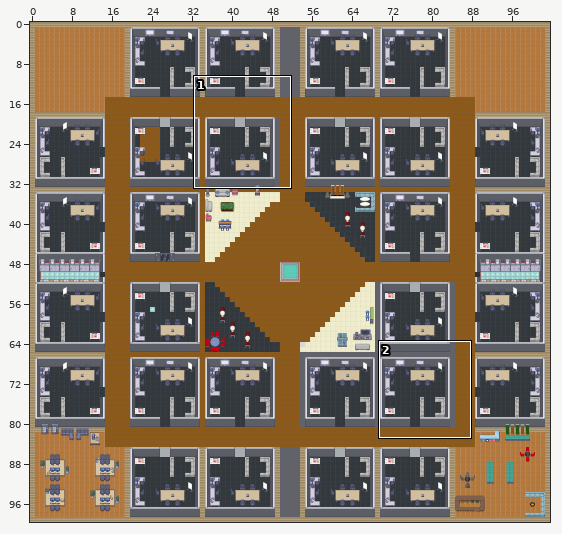
Tiled map (JSON): tda_Teams.tmj. The picture above shows the old version from afar; the outline marks the close-up.
Close-up. Before the edit:
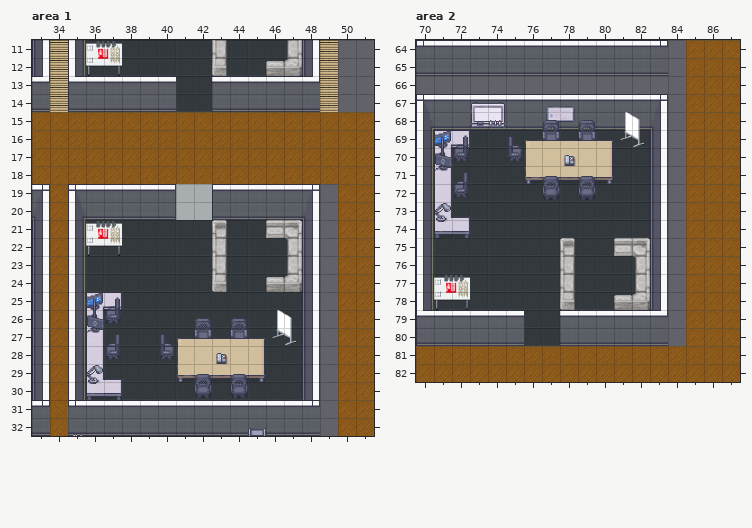
Cells are 32x32 px. Shown: area 1 x 33..51, y 11..32; area 2 x 70..87, y 64..82. The commit also changed other parts of the map, which this record leaves out.
The same view after the edit:
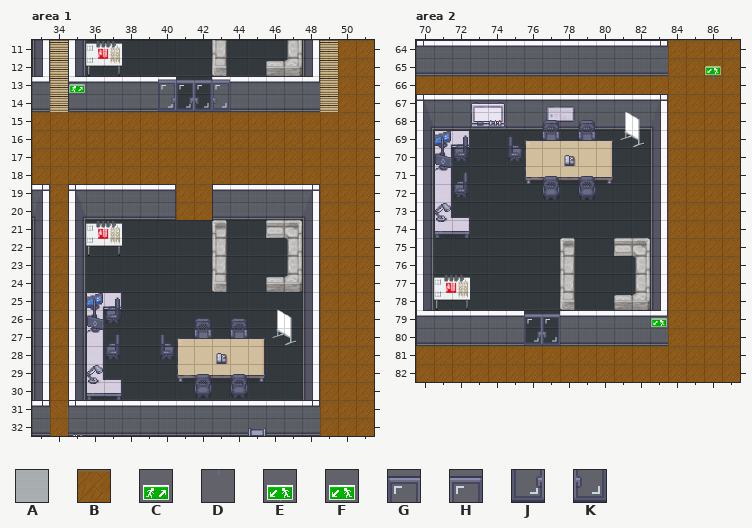
Key: from "Chunk 1": A 5, B 7, C 109, D 118, E 234, F 237; from "Chunk 2": G 64, H 65, J 66, K 67.
_ is an empty cell.
Tiles of an added or newly shown layer are drawn over the layers below it.
The edit:
Layer "floor", area 1:
Tile A gives way to tile B in rows 19 to 20 at x 41 to 42.
The edit adds tile B in rows 11 to 14 at x 50 to 51; in rows 19 to 32 at x 49.
Layer "furniture", area 1:
The edit adds tile C in row 13 at x 35.
Layer "door_open_morning" (added), area 1:
The edit adds tile G in row 13 at x 40.
The edit adds tile H in row 13 at x 43.
The edit adds tile J in row 14 at x 40.
The edit adds tile K in row 14 at x 43.
Layer "door_closed_morning" (added), area 1:
The edit adds tile G in row 13 at x 41.
The edit adds tile H in row 13 at x 42.
The edit adds tile J in row 14 at x 41.
The edit adds tile K in row 14 at x 42.
Layer "floor", area 2:
The edit adds tile B in rows 64 to 65 at x 84; in row 66 at x 70 to 84; in rows 67 to 80 at x 84.
Layer "furniture", area 2:
The edit adds tile D in row 66 at x 86.
The edit adds tile E in row 65 at x 86.
The edit adds tile F in row 79 at x 83.
Layer "door_closed_afternoon", area 2:
The edit adds tile G in row 79 at x 76.
The edit adds tile H in row 79 at x 77.
The edit adds tile J in row 80 at x 76.
The edit adds tile K in row 80 at x 77.
